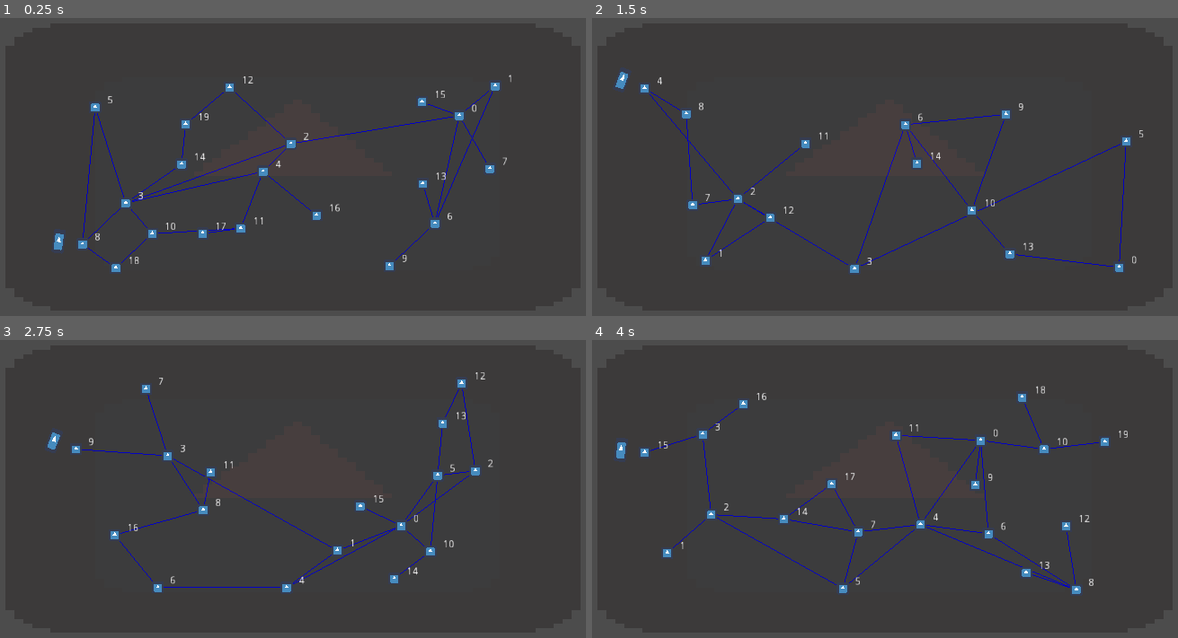
Above: before the commit, frames 1-4 (two rows, left to right).
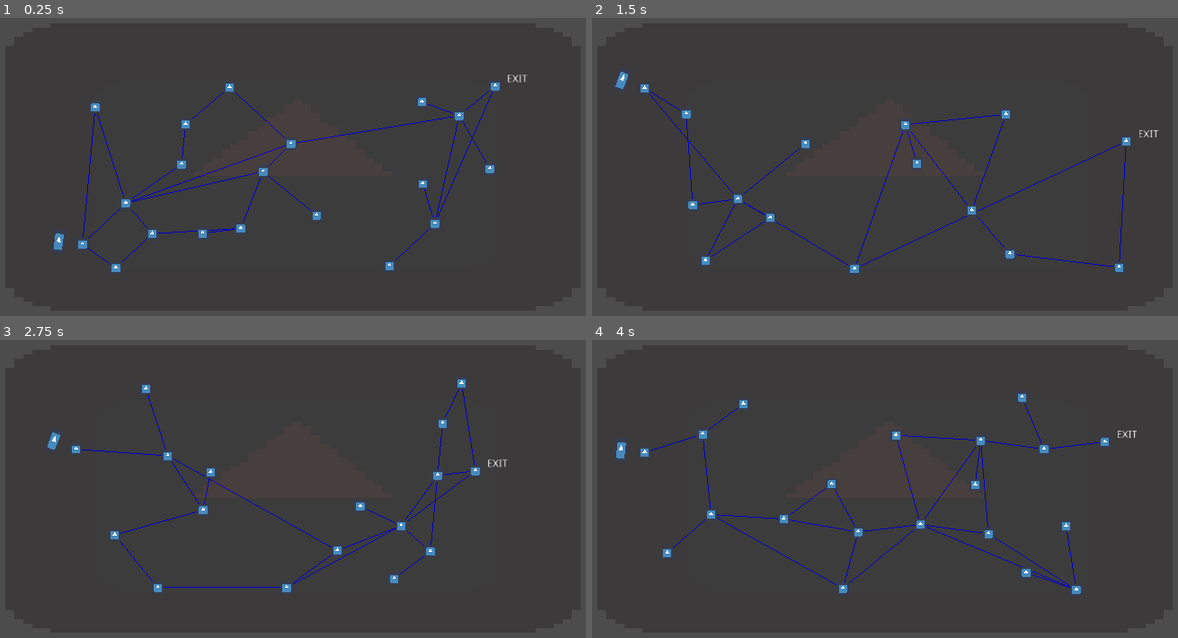
Above: after the commit, the same moments.

Repository: Jev-git/Godot-FTL-Clone
Game: Godot game, scene res://Scenes/Map.tscn
Two runs of this game, one before a commit and one after it. Both use one fixed random seed, a clock stepped at 60 frames per second and the inputs below. The engine's default icon, where the game draws it, is replaced by a stand-in: a white triangle on a blue panel in a dark square.
Inputs (mouse positions are in pixels of both pictures, inside the frame that each line leads up to):
- Up to frame 1 (0.25 s): no input
- Up to frame 2 (1.5 s): tap Enter at 0.5 s; move the mouse to (1043, 146) at 0.52 s; click (1043, 146) at 0.67 s; tap Space at 0.77 s; move the mouse to (738, 187) at 1.27 s; click (738, 187) at 1.42 s
- Up to frame 3 (2.75 s): tap Space at 1.52, 2 s; move the mouse to (363, 399) at 2.02 s; click (363, 399) at 2.17 s
- Up to frame 4 (4 s): tap Enter at 2.75 s; move the mouse to (849, 569) at 2.77 s; click (849, 569) at 2.92 s; tap Space at 3.02, 3.5, 3.77 s; move the mouse to (1101, 548) at 3.52 s; click (1101, 548) at 3.67 s

The runs differ from the first frame. In frame 1, 0.3% of the frame differs, in the area x 16-91%, y 18-83%; in frame 2, 0.2%; in frame 3, 0.3%; in frame 4, 0.3%.

Commit message:
+ Display direct path from current beacon to target beacon in different color

Diff:
--- a/Scripts/Beacon.gd
+++ b/Scripts/Beacon.gd
@@ -23,7 +23,9 @@
 
 func set_index(_iIndex: int):
 	m_iIndex = _iIndex
-	$RichTextLabel.text = String(_iIndex)
+
+func set_text(_sText: String):
+	$RichTextLabel.text = String(_sText)
 
 func add_neighbor_beacon(_nNeighbor: Node2D):
 	m_anNeighborBeacons.append(_nNeighbor)
--- a/Scripts/Beacons.gd
+++ b/Scripts/Beacons.gd
@@ -78,4 +78,3 @@
 			m_anBeacons[iIndex].add_neighbor_beacon(m_anBeacons[i])
 		m_aiConnections.append(aiConnections)
 	m_aiConnections.invert()
-	print(m_aiConnections)
--- a/Scripts/MapPopup.gd
+++ b/Scripts/MapPopup.gd
@@ -7,9 +7,11 @@
 # Highlight neighbors
 onready var m_iHighlightBeaconIndex: int
 onready var m_bIsHighlightingNeighbors: bool = false
-# Ship current position
+
 onready var m_nMyShip: Node2D = $MyShip
+# Important beacons
 onready var m_iMyShipCurrentBeaconIndex: int
+onready var m_iExitBeaconIndex: int
 
 func _ready():
 	popup_centered()
@@ -20,10 +22,14 @@
 		nTexture.connect("mouse_exited", self, "highlight_beacon", [i, false])
 		m_anBeacons[i].connect("pressed", self, "jump_to_beacon", [i])
 
-		# Ship initial position
+		# Important beacons
 		if m_anBeacons[i].position.x < m_anBeacons[m_iMyShipCurrentBeaconIndex].position.x:
 			m_iMyShipCurrentBeaconIndex = i
-			m_nMyShip.position = m_anBeacons[i].position
+		if m_anBeacons[i].position.x > m_anBeacons[m_iExitBeaconIndex].position.x:
+			m_iExitBeaconIndex = i
+
+	m_nMyShip.position = m_anBeacons[m_iMyShipCurrentBeaconIndex].position
+	m_anBeacons[m_iExitBeaconIndex].set_text("EXIT")
 
 func _process(delta):
 	m_nMyShip.rotate(0.5 * delta)
@@ -37,7 +43,10 @@
 
 	if m_bIsHighlightingNeighbors:
 		for nNeighbor in m_anBeacons[m_iHighlightBeaconIndex].m_anNeighborBeacons:
-			draw_line(m_anBeacons[m_iHighlightBeaconIndex].position, nNeighbor.position, Color.red, 2)
+			if nNeighbor.m_iIndex == m_iMyShipCurrentBeaconIndex:
+				draw_line(m_anBeacons[m_iHighlightBeaconIndex].position, nNeighbor.position, Color.purple, 2)
+			else:
+				draw_line(m_anBeacons[m_iHighlightBeaconIndex].position, nNeighbor.position, Color.red, 2)
 
 func highlight_beacon(_iIndex: int, _bIsHighlighting: bool):
 	m_iHighlightBeaconIndex = _iIndex
Not shown, changed: readme.md
